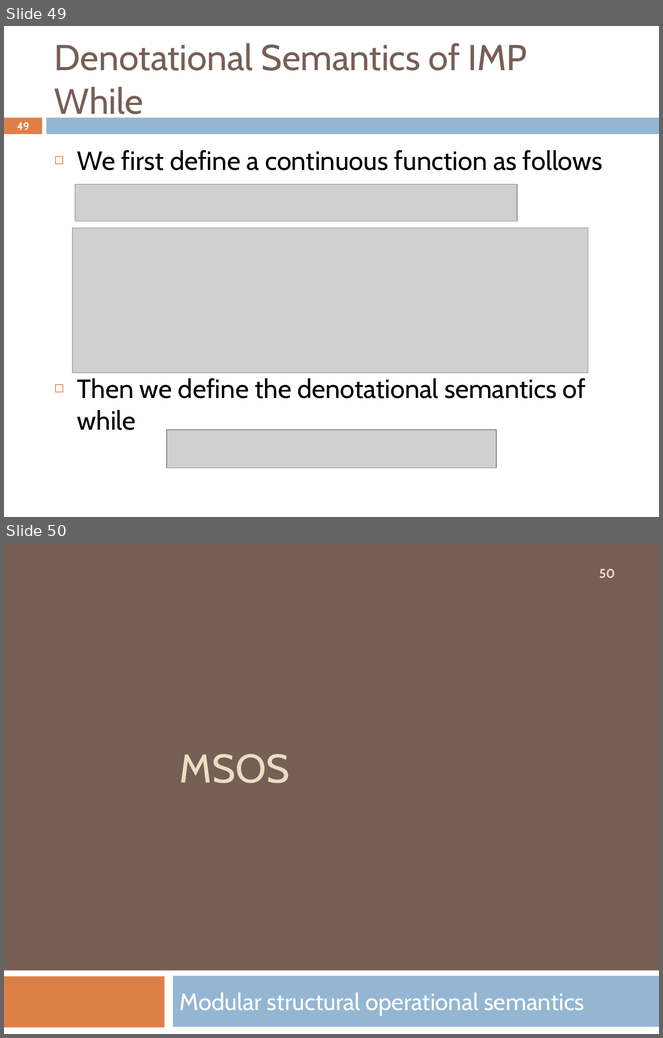
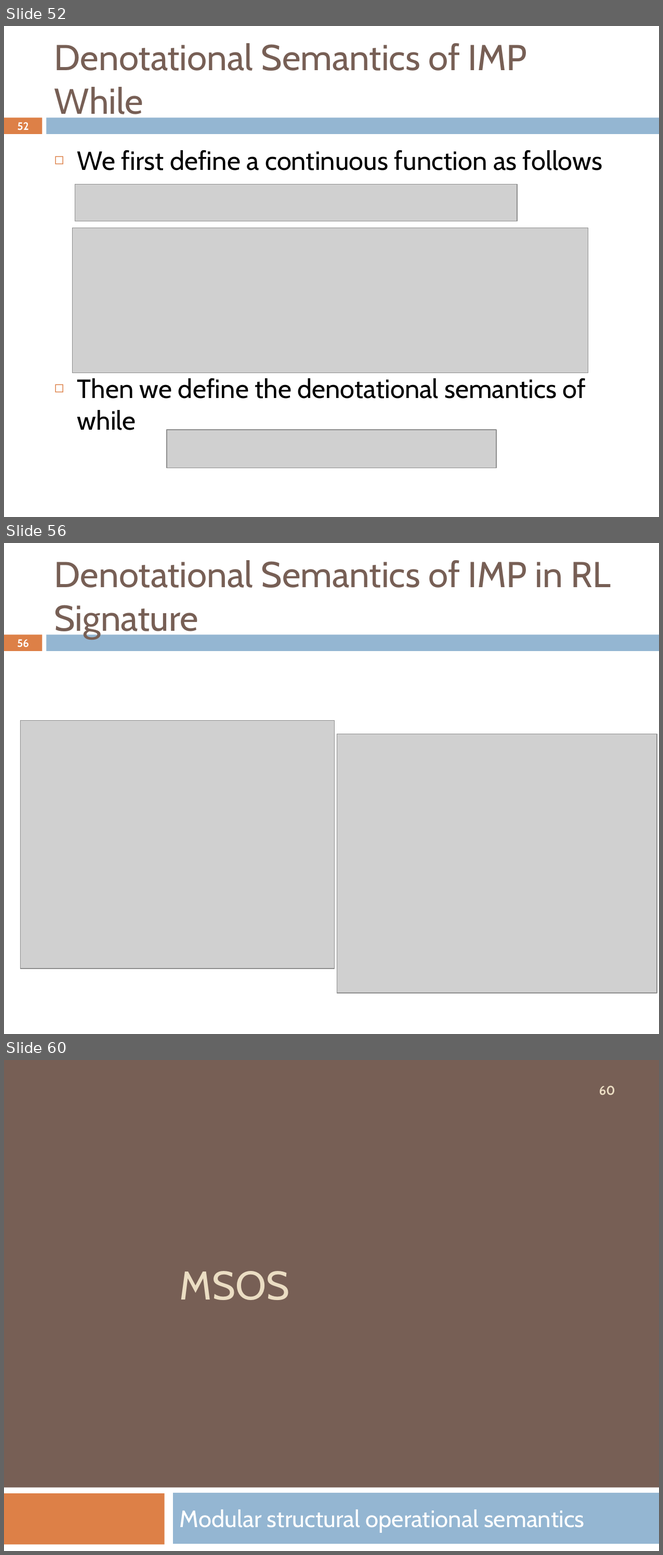
Before and after one commit to Formal-Systems-Laboratory/fsl.cs.illinois.edu, a slide deck: teaching/2021/cs522/02-Conventional-Executable-Semantics.pptx. Shown one above the other, each under a label of ours: slides 49 and 50 before the commit, slides 52, 56 and 60 after it; the slides between them are not shown. The pictures are 663x1038 and 663x1555 pixels, drawn with LibreOffice and Linux fonts; fonts in the diff are those of the drawing; grey boxes stand for pictures. Boxes give left, top, right and bottom in pixels: in the first picture for what was removed or moved away, otherwise in the second. Text is boxed around its words. In the diff, an @@ line names an element or a change of style, - is before the commit and + after.

```diff
--- a/teaching/2021/cs522/02-Conventional-Executable-Semantics.pptx
+++ b/teaching/2021/cs522/02-Conventional-Executable-Semantics.pptx
@@ slide 56 added at (x1=4, y1=543, x2=659, y2=1034), background #FFFFFF; not listed: 2 template elements that a slide beside it also shows @@
@@ title added at (x1=54, y1=560, x2=611, y2=639), 39.6 pt, text #775F55 @@
+Denotational Semantics of IMP in RL
+Signature
@@ page number added at (x1=17, y1=639, x2=29, y2=647), 11.9 pt, text #FFFFFF, bold @@
+56
@@ picture added at (x1=21, y1=720, x2=334, y2=969) @@
@@ picture added at (x1=337, y1=734, x2=657, y2=994) @@
@@ what was slide 49 is now slide 52 @@
@@ page number at (x1=18, y1=122, x2=29, y2=130): text changed @@
-49
+52
@@ what was slide 50 is now slide 60 @@
@@ page number at (x1=599, y1=1085, x2=616, y2=1095): text changed @@
-50
+60
```
Also in this commit, not shown: 19 other slides added, 1 other file.
